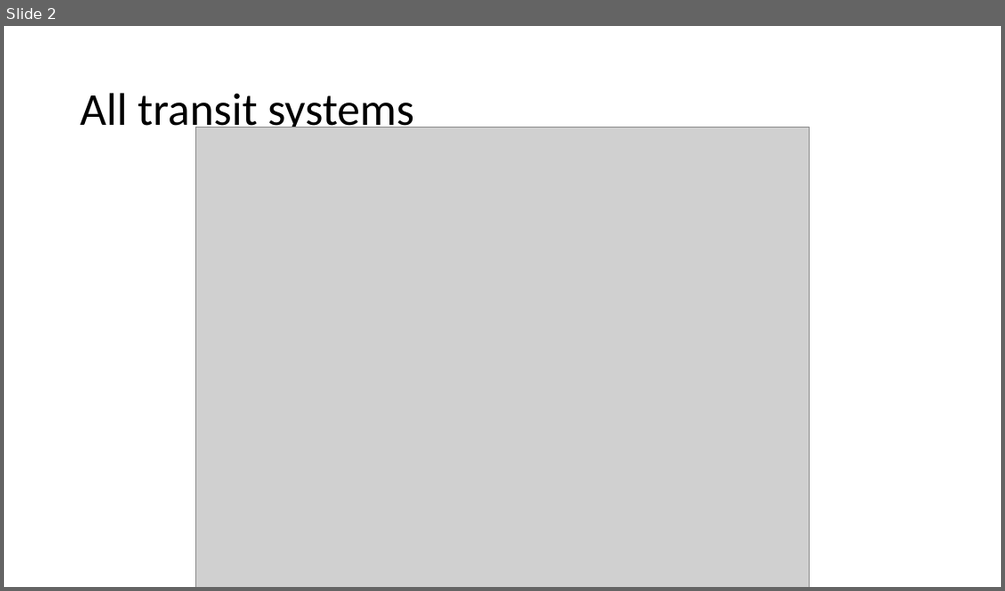
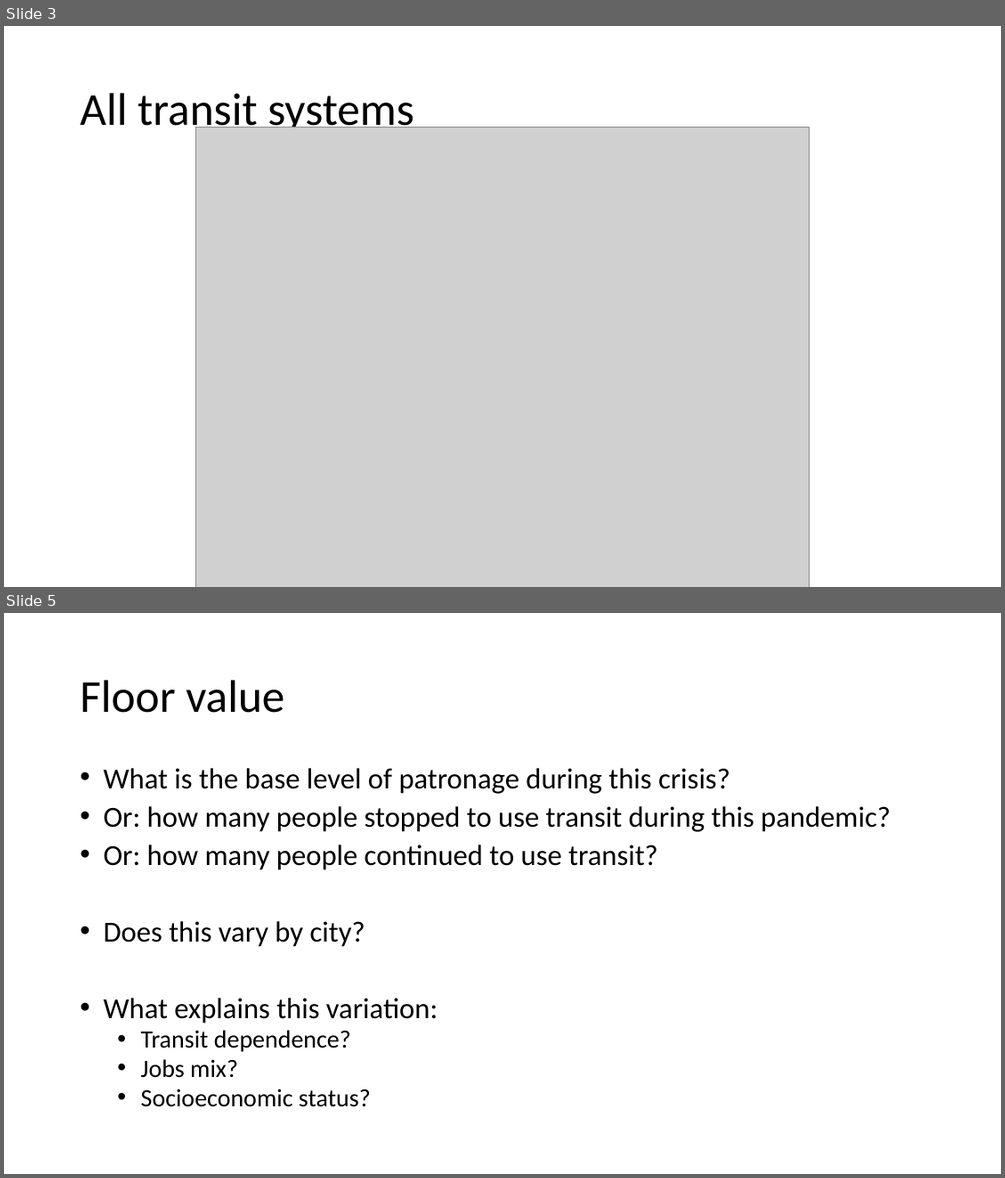
Before and after one commit to luyuliu/COVID-Transit-Demand, a slide deck: doc/pre_results.pptx. Shown one above the other, each under a label of ours: slide 2 before the commit, slides 3 and 5 after it; the slides between them are not shown. The pictures are 1005x591 and 1005x1178 pixels, drawn with LibreOffice and Linux fonts; fonts in the diff are those of the drawing; grey boxes stand for pictures. Boxes give left, top, right and bottom in pixels: in the first picture for what was removed or moved away, otherwise in the second. Text is boxed around its words. In the diff, an @@ line names an element or a change of style, - is before the commit and + after.

```diff
--- a/doc/pre_results.pptx
+++ b/doc/pre_results.pptx
@@ slide 5 added at (4,613,1001,1174), background #FFFFFF @@
@@ title added at (80,680,284,713), 44 pt, text #000000 @@
+Floor value
@@ text added at (104,768,890,1107), 28 pt, text #000000 @@
+• What is the base level of patronage during this crisis?
+• Or: how many people stopped to use transit during this pandemic?
+• Or: how many people continued to use transit?
+• Does this vary by city?
+• What explains this variation:
+  • Transit dependence?
+  • Jobs mix?
+  • Socioeconomic status?
@@ what was slide 2 is now slide 3 @@
```
Also in this commit, not shown: 5 slides changed, 10 other slides added, 7 slides removed, 1 other file.
